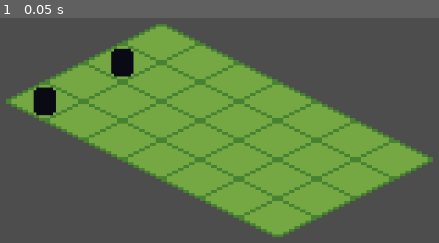
Above: before the commit, frame 1.
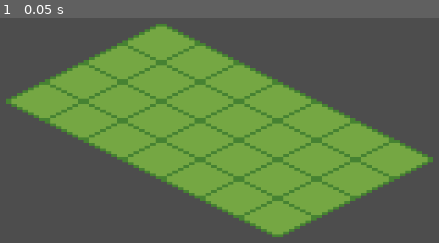
Above: after the commit, the same moment.

Repository: estebanm123/strategy
Game: Godot game, scene res://Main.tscn
The game is run twice, just before and just after one commit, with the same random seed, the same clock (stepped at 60 frames per second) and the same inputs.
Inputs:
- Up to frame 1 (0.05 s): no input

The runs differ from the first frame. In frame 1, 1.3% of the frame differs, in the area x 7-31%, y 13-44%.
Error after the commit: Parse Error: Too few arguments for "new()" call. Expected at least 2 but received 1. (res://ActorFactory.gd:12)

Commit message:
Add ability selection

Diff:
--- a/AbilityPool.gd
+++ b/AbilityPool.gd
@@ -1,31 +1,39 @@
 extends Object
 class_name AbilityPool
 
-var abilities: Dictionary = {}
+var abilityCreators: Dictionary[Ability.AbilityName, Callable] = {}
 
 func _init() -> void:
 	initializeAbilities()
 
+func registerAbility(
+	abilityName: Ability.AbilityName,
+	intent: String,
+	action: Callable
+) -> void:
+	abilityCreators[abilityName] = func(param: float) -> Ability:
+		return Ability.new(abilityName, intent, action, param)
+
 func initializeAbilities() -> void:
 	var emptyAction: Callable = func(): pass
 
-	abilities[Ability.AbilityName.BLOCK] = Ability.new(
+	registerAbility(
 		Ability.AbilityName.BLOCK,
 		"Block {0}",
 		emptyAction
 	)
 
-	abilities[Ability.AbilityName.ATTACK_FRONT] = Ability.new(
+	registerAbility(
 		Ability.AbilityName.ATTACK_FRONT,
 		"Deal {0} damage to nodes in front",
 		emptyAction
 	)
 
-	abilities[Ability.AbilityName.MOVE] = Ability.new(
+	registerAbility(
 		Ability.AbilityName.MOVE,
 		"Move forward by {0}",
 		emptyAction
 	)
 
-func getAbility(abilityName: Ability.AbilityName) -> Ability:
-	return abilities.get(abilityName)
+func getAbilityCreator(abilityName: Ability.AbilityName) -> Callable:
+	return abilityCreators.get(abilityName)
--- a/Actor.gd
+++ b/Actor.gd
@@ -2,9 +2,40 @@
 class_name Actor
 
 var sprite: Sprite2D
+var baseMoveSpeed: float = 1.0
+var baseDefense: float = 5.0
+var baseAttack: float = 10.0
+var abilitiesEnum: Array[Ability.AbilityName] = [
+	Ability.AbilityName.BLOCK,
+	Ability.AbilityName.ATTACK_FRONT,
+	Ability.AbilityName.MOVE
+]
+var selectedAbility: Ability = null
+var abilityPool: AbilityPool
 
-func _init(texture: Texture2D) -> void:
+func _init(texture: Texture2D, newAbilityPool: AbilityPool) -> void:
 	sprite = Sprite2D.new()
 	sprite.texture = texture
 	sprite.centered = true
 	add_child(sprite)
+	abilityPool = newAbilityPool
+
+func selectNextAbility() -> void:
+	var randomIndex: int = randi() % abilitiesEnum.size()
+	var selectedEnum: Ability.AbilityName = abilitiesEnum[randomIndex]
+	var creator: Callable = abilityPool.getAbilityCreator(selectedEnum)
+
+	var param: float = 0.0
+	match selectedEnum:
+		Ability.AbilityName.MOVE:
+			param = baseMoveSpeed
+		Ability.AbilityName.ATTACK_FRONT:
+			param = baseAttack
+		Ability.AbilityName.BLOCK:
+			param = baseDefense
+
+	selectedAbility = creator.call(param)
+
+func executeSelectedAbility() -> void:
+	if selectedAbility != null:
+		selectedAbility.action.call()
